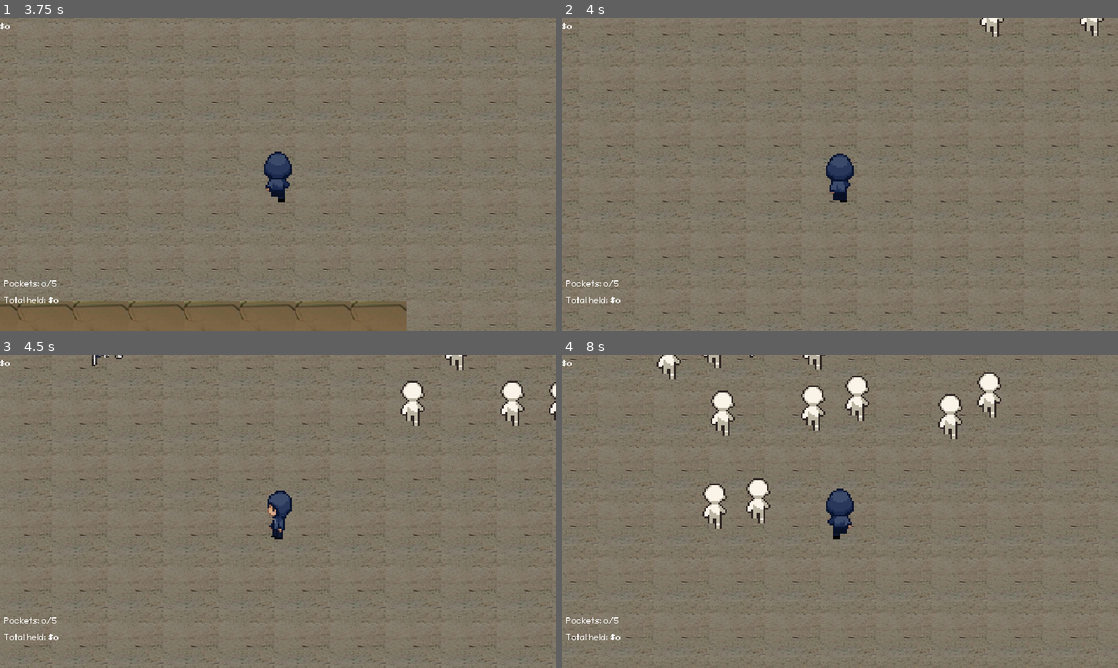
Above: before the commit, frames 1-4 (two rows, left to right).
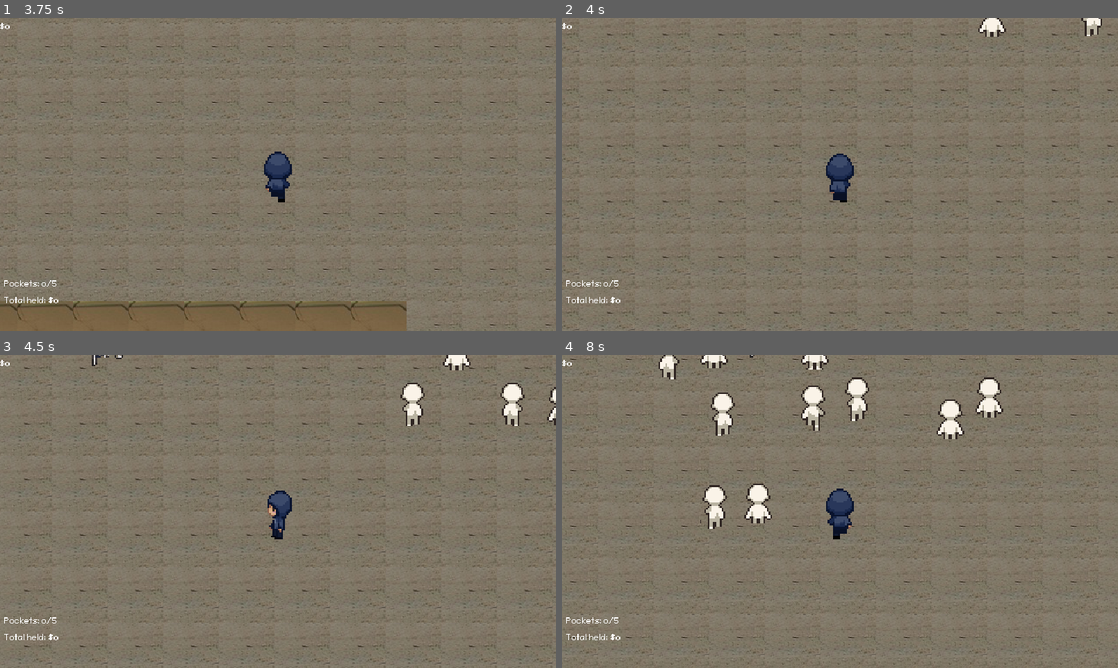
Above: after the commit, the same moments.

Repository: nithinsenthil/UCDBTS
Game: Godot game, scene res://Scenes/title.tscn
Two runs of this game, one before a commit and one after it. Both use one fixed random seed, a clock stepped at 60 frames per second and the inputs below. The engine's default icon, where the game draws it, is replaced by a stand-in: a white triangle on a blue panel in a dark square.
Inputs (mouse positions are in pixels of both pictures, inside the frame that each line leads up to):
- Up to frame 1 (3.75 s): click (278, 177) at 0.5 s; move the mouse to (400, 158) at 1.27 s; hold D (Right) 1.28-2.03 s; tap one key every 0.75 s from 1.35 s: L (BikeMinigameEnd) K (BikeMinigameStart) P (CameraControlsOff) O (CameraControlsOn); move the mouse to (166, 190) at 2.02 s; hold S (Down) 2.03-2.78 s; move the mouse to (333, 105) at 2.77 s; hold D (Right) 2.78-3.53 s; move the mouse to (250, 237) at 3.52 s; hold W (Up) from 3.53 s (still down)
- Up to frame 2 (4 s): keep holding W (Up)
- Up to frame 3 (4.5 s): move the mouse to (444, 558) at 4.27 s; release W (Up) at 4.28 s; hold A (Left) from 4.28 s (still down); hold F (Interact) from 4.28 s (still down)
- Up to frame 4 (8 s): move the mouse to (673, 464) at 5.02 s; release F (Interact) at 5.03 s; right-click (673, 464) at 5.1 s; move the mouse to (867, 511) at 5.77 s; release A (Left) at 5.78 s; hold S (Down) 5.78-6.53 s; tap L (BikeMinigameEnd) at 5.85 s; move the mouse to (756, 433) at 6.52 s; hold D (Right) 6.53-7.28 s; tap K (BikeMinigameStart) at 6.6 s; move the mouse to (962, 495) at 7.27 s; hold W (Up) from 7.28 s (still down); tap P (CameraControlsOff) at 7.35 s

Frame 1 is identical in both runs. In frame 2, 0.3% of the frame differs, in the area x 74-98%, y 0-6%; in frame 3, 0.8%; in frame 4, 2.4%, in the area x 17-80%, y 0-56%.

Commit message:
Add NPC animation (no sprites yet)

Diff:
--- a/ucdbts/Scenes/npc.tscn
+++ b/ucdbts/Scenes/npc.tscn
@@ -1,14 +1,15 @@
-[gd_scene load_steps=43 format=3 uid="uid://bqjr0826rxubv"]
+[gd_scene load_steps=44 format=3 uid="uid://bqjr0826rxubv"]
 
 [ext_resource type="Script" uid="uid://ulol4fu7adlv" path="res://Scripts/Player/character.gd" id="1_h1ryf"]
 [ext_resource type="Texture2D" uid="uid://beplgafmjuvba" path="res://Assets/character/idle_template.png" id="1_xxsvc"]
 [ext_resource type="Texture2D" uid="uid://dtij8wp0q07nc" path="res://Assets/character/run_template.png" id="2_g6unj"]
-[ext_resource type="Script" path="res://Scripts/NPC/locomotion.gd" id="3_g6unj"]
-[ext_resource type="Script" uid="uid://bi4lqjsd3hba8" path="res://Scripts/NPC/status_sprite.gd" id="4_qi7up"]
-[ext_resource type="Script" path="res://Scripts/NPC/eyes.gd" id="5_1ig1v"]
-[ext_resource type="Script" path="res://Scripts/NPC/ears.gd" id="6_6atyd"]
-[ext_resource type="Script" path="res://Scripts/NPC/brain.gd" id="7_2xkex"]
-[ext_resource type="Script" path="res://Scripts/Debugging/npc_debug_label.gd" id="8_8gudg"]
+[ext_resource type="Script" uid="uid://cnbwnmcqir8u8" path="res://Scripts/NPC/locomotion.gd" id="3_g6unj"]
+[ext_resource type="Script" uid="uid://d4d2vwu4r6l4k" path="res://Scripts/NPC/npc_facing.gd" id="4_a6nw3"]
+[ext_resource type="Script" path="res://Scripts/NPC/status_sprite.gd" id="4_qi7up"]
+[ext_resource type="Script" uid="uid://b5v770dhitjku" path="res://Scripts/NPC/eyes.gd" id="5_1ig1v"]
+[ext_resource type="Script" uid="uid://cshv1xwljksjt" path="res://Scripts/NPC/ears.gd" id="6_6atyd"]
+[ext_resource type="Script" uid="uid://b71w67wrooovm" path="res://Scripts/NPC/brain.gd" id="7_2xkex"]
+[ext_resource type="Script" uid="uid://bm6ylu365gnma" path="res://Scripts/Debugging/npc_debug_label.gd" id="8_8gudg"]
 
 [sub_resource type="CapsuleShape2D" id="CapsuleShape2D_h1ryf"]
 radius = 6.0
@@ -274,7 +275,8 @@
 [node name="AnimatedSprite2D" type="AnimatedSprite2D" parent="."]
 scale = Vector2(2, 2)
 sprite_frames = SubResource("SpriteFrames_1ig1v")
-animation = &"run_side"
+animation = &"idle_side"
+script = ExtResource("4_a6nw3")
 
 [node name="StatusSprite" type="Sprite2D" parent="."]
 position = Vector2(1, -33)
--- a/ucdbts/Scripts/NPC/locomotion.gd
+++ b/ucdbts/Scripts/NPC/locomotion.gd
@@ -50,3 +50,24 @@
 
 func _on_navigation_agent_2d_velocity_computed(safe_velocity: Vector2) -> void:
 	_npc.set_velocity(safe_velocity)
+
+	var horizontal_direction:Character.Facing = Character.Facing.DEFAULT
+	var vertical_direction:Character.Facing = Character.Facing.DEFAULT
+
+	# Change NPC facing direction
+	if safe_velocity.x > 0:
+		horizontal_direction = Character.Facing.RIGHT
+	elif safe_velocity.x < 0:
+		horizontal_direction = Character.Facing.LEFT
+	if safe_velocity.y < 0:
+		vertical_direction = Character.Facing.UP
+	elif safe_velocity.y > 0:
+		vertical_direction = Character.Facing.DOWN
+
+	var animation : NPCFacing = get_node("../AnimatedSprite2D")
+	animation._on_sprite_change(
+		horizontal_direction + vertical_direction as Character.Facing,
+		Character.Action.IDLE \
+			if safe_velocity.distance_squared_to(Vector2.ZERO) < 1000
+			else Character.Action.RUN
+	)
--- /dev/null
+++ b/ucdbts/Scripts/NPC/npc_facing.gd
@@ -0,0 +1,6 @@
+class_name NPCFacing
+extends CharacterFacing
+
+
+func _ready():
+	pass # Do not hook up signals
--- a/ucdbts/Scripts/Player/character.gd
+++ b/ucdbts/Scripts/Player/character.gd
@@ -26,7 +26,6 @@
 @export var movement_speed = DEFAULT_MOVE_VELOCITY
 var _facing:Facing = Facing.DOWN
 var _action:Action = Action.IDLE
-@onready var status_sprite = $StatusSprite
 
 
 func _ready() -> void:
--- a/ucdbts/Scripts/Player/character_facing.gd
+++ b/ucdbts/Scripts/Player/character_facing.gd
@@ -1,3 +1,4 @@
+class_name CharacterFacing
 extends AnimatedSprite2D
 
 
Not shown, added: ucdbts/Scripts/NPC/npc_facing.gd.uid
